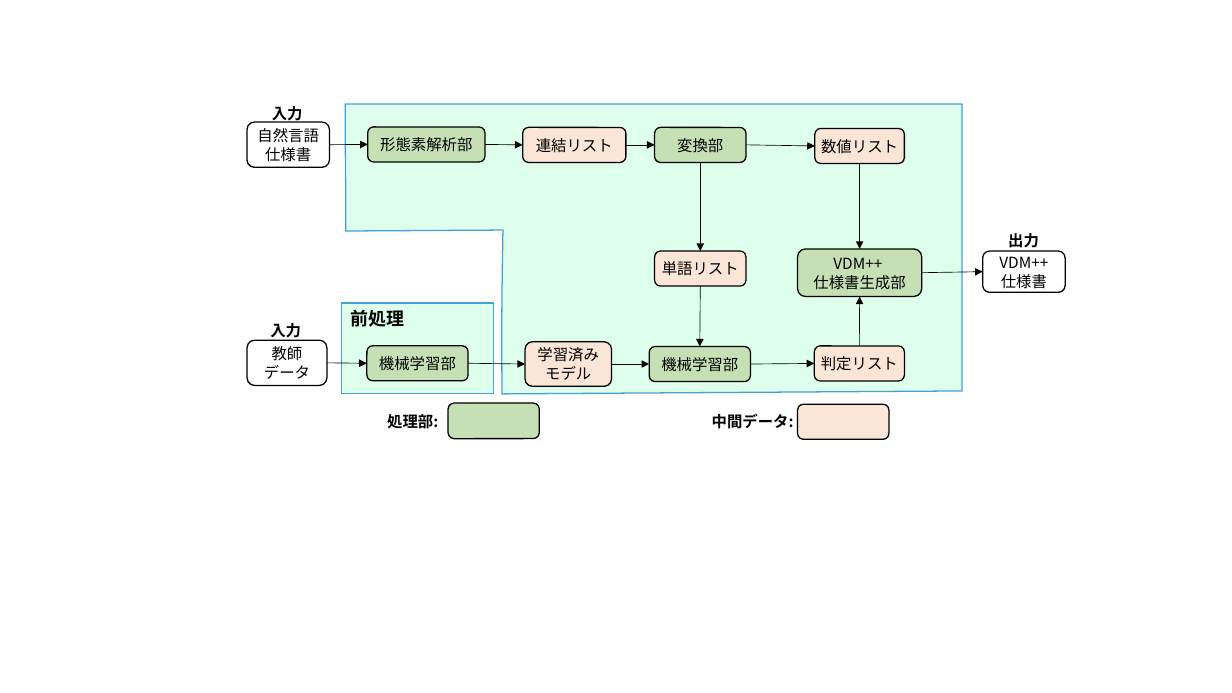
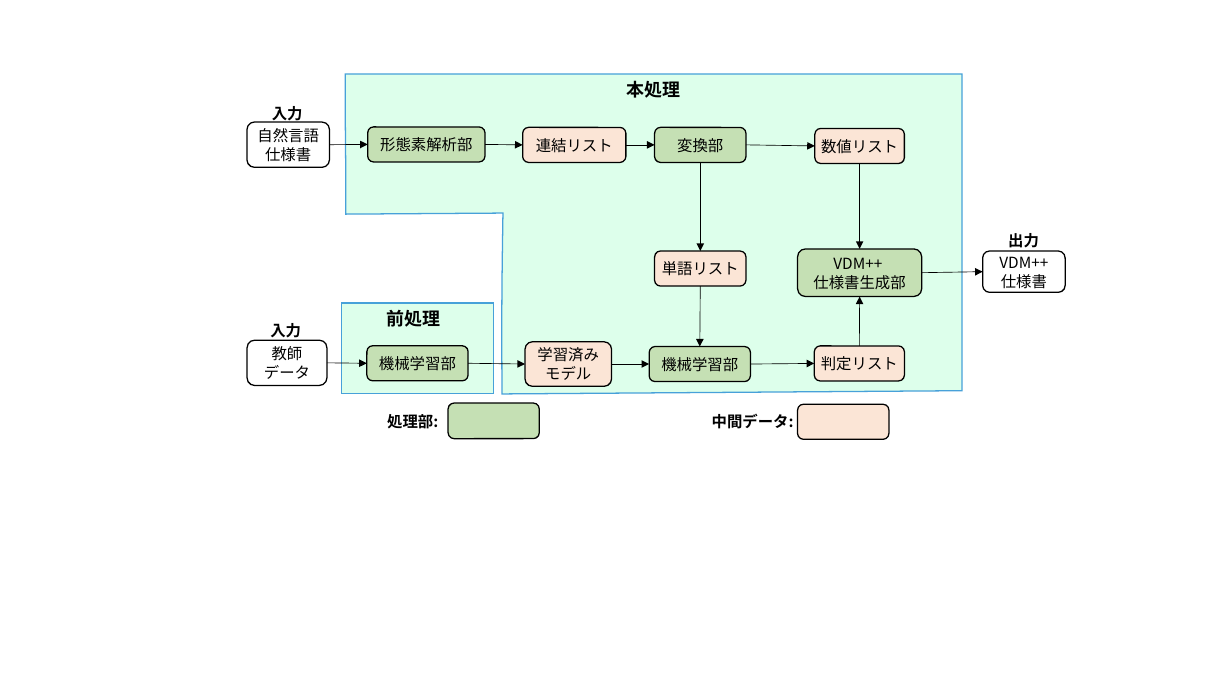
Before and after one commit to sugaken0528/masterPaper, a slide deck: slide 1 of image/sozai.pptx. Drawn at 1232x693 pixels with LibreOffice and Linux fonts; fonts in the diff are those of the drawing. Boxes give left, top, right and bottom in pixels: in the first picture for what was removed or moved away, otherwise in the second. Text is boxed around its words. In the diff, an @@ line names an element or a change of style, - is before the commit and + after.

```diff
--- a/image/sozai.pptx
+++ b/image/sozai.pptx
@@ freeform shape "本処理": place and size @@
-freeform shape "本処理" at <box>346,104,963,395</box>
+freeform shape "本処理" at <box>346,74,963,394</box>
@@ text in freeform shape at <box>627,80,681,98</box>: text added @@
+本処理
```
Also in this commit, not shown: 4 other slides changed, 16 other files.
